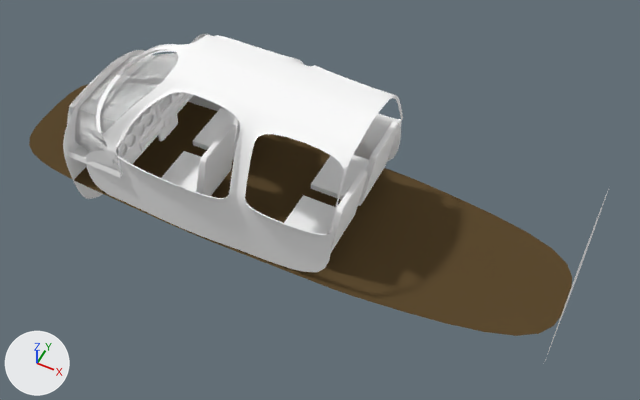
Before and after pictures for a commit that changed the Blender file Blender/beecha35int.blend.
Rendered twice from a camera (50 mm lens) standing at (4.86, -3.4, 4.11) and looking at (3.18, -0.04, -0.08). Every picture has the same lights, and +X, +Y and +Z are marked at lower left.

Before the edit, the objects in view are built like this:
```python
me_circle_010 = bpy.data.meshes.new('Circle.010')
me_circle_010.from_pydata(...)  # 84 vertices, 42 faces; spans x -0.419..-0.012, y -0.544..0.544, z -1.058..-0.486
me_circle_010.polygons.foreach_set('use_smooth', [True] * 42)
me_circle_010.materials.append(mat_panel)  # its picture is missing
me_circle_014 = bpy.data.meshes.new('Circle.014')
me_circle_014.from_pydata(...)  # 95 vertices, 64 faces; spans x -0.77..0.24, y 0.0..0.58, z -0.79..1.0
me_circle_014.polygons.foreach_set('use_smooth', [True] * 64)
me_circle_014.materials.append(mat_rims)  # its picture is missing
me_circle_018 = bpy.data.meshes.new('Circle.018')
me_circle_018.from_pydata(...)  # 40 vertices, 28 faces; spans x -0.602..0.378, y 0.0..0.415, z 2.303..2.306
me_circle_018.materials.append(mat_white)  # its picture is missing
ob_dash = bpy.data.objects.new('dash', me_circle_010)
ob_dash.location = (2.502, 0.0, 0.0)
ob_dash.rotation_euler = (0.0, 1.571, 0.0)  # degrees (0, 90, 0)
ob_dash.scale = (0.97, 0.97, 0.97)
_m = ob_dash.modifiers.new('EdgeSplit', 'EDGE_SPLIT')
ob_int_001 = bpy.data.objects.new('int.001', me_circle_018)
ob_int_001.location = (2.502, 0.0, 0.0)
ob_int_001.rotation_euler = (0.0, 1.571, 0.0)  # degrees (0, 90, 0)
_m = ob_int_001.modifiers.new('Mirror', 'MIRROR')
_m.use_axis = (False, True, False)
_m = ob_int_001.modifiers.new('Subsurf', 'SUBSURF')
_m = ob_int_001.modifiers.new('EdgeSplit', 'EDGE_SPLIT')
ob_windowrims = bpy.data.objects.new('windowrims', me_circle_014)
ob_windowrims.location = (2.502, 0.0, 0.0)
ob_windowrims.rotation_euler = (0.0, 1.571, 0.0)  # degrees (0, 90, 0)
_m = ob_windowrims.modifiers.new('Mirror', 'MIRROR')
_m.use_axis = (False, True, False)
_m = ob_windowrims.modifiers.new('Subsurf', 'SUBSURF')
_m = ob_windowrims.modifiers.new('EdgeSplit', 'EDGE_SPLIT')
# also in view: 'floor' at (2.9, 0.0, -0.23); 'chromecenter' at (2.04, 0.0, 0.19); 'firewall' at (1.57, 0.0, -0.16); 'frontseats' at (2.39, 0.0, 0.11); 'backseats' at (3.29, 0.0, 0.11)
```
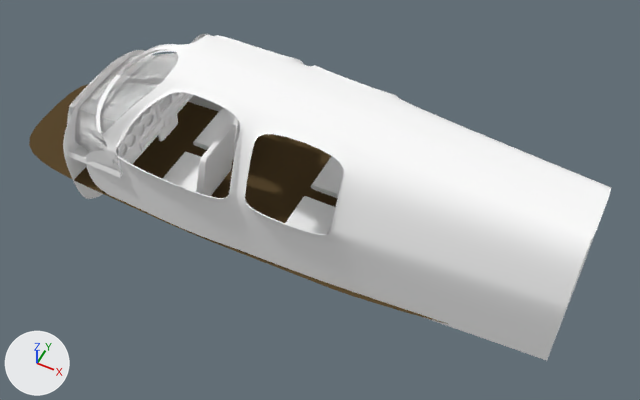
Diff of the bpy script that builds the scene:
```diff
--- a/Blender/beecha35int.blend.py
+++ b/Blender/beecha35int.blend.py
@@ me_circle_014 @@
 # used by ob_windowrims; location = (2.502, 0.0, 0.0); rotation_euler = (0.0, 1.571, 0.0), in degrees (0, 90, 0)
-me_circle_014.from_pydata(...)  # 95 vertices, 64 faces; spans x -0.77..0.24, y 0.0..0.58, z -0.79..1.0
+me_circle_014.from_pydata(...)  # 106 vertices, 73 faces; spans x -0.77..0.27, y 0.0..0.58, z -0.79..2.32
+# me_circle_014 part 1
+# 11 vertices are added at x -0.59..0.27, y 0.0..0.41, z 2.31..2.32
+# 9 new faces join them
 me_circle_014.materials.append(mat_rims)
@@ ob_int_001 @@
-ob_int_001 = bpy.data.objects.new('int.001', me_circle_018)
-ob_int_001.location = (2.502, 0.0, 0.0)
-ob_int_001.rotation_euler = (0.0, 1.571, 0.0)  # degrees (0, 90, 0)
-_m = ob_int_001.modifiers.new('Mirror', 'MIRROR')
-_m.use_axis = (False, True, False)
-_m = ob_int_001.modifiers.new('Subsurf', 'SUBSURF')
-_m = ob_int_001.modifiers.new('EdgeSplit', 'EDGE_SPLIT')
```

Boxes (x1, y1, x2, y2) around the edits, measured in the pictures (640 x 400 px):
'windowrims', reshaped (65% wider, 37% taller): before (86, 34, 403, 272); after (86, 34, 611, 360)
'int.001', deleted: before (544, 189, 609, 363)
part 1 of me_circle_014, added: after (347, 105, 611, 360)
'floor', unchanged, covered by the edit: before (29, 84, 572, 336); after (29, 84, 448, 324)
